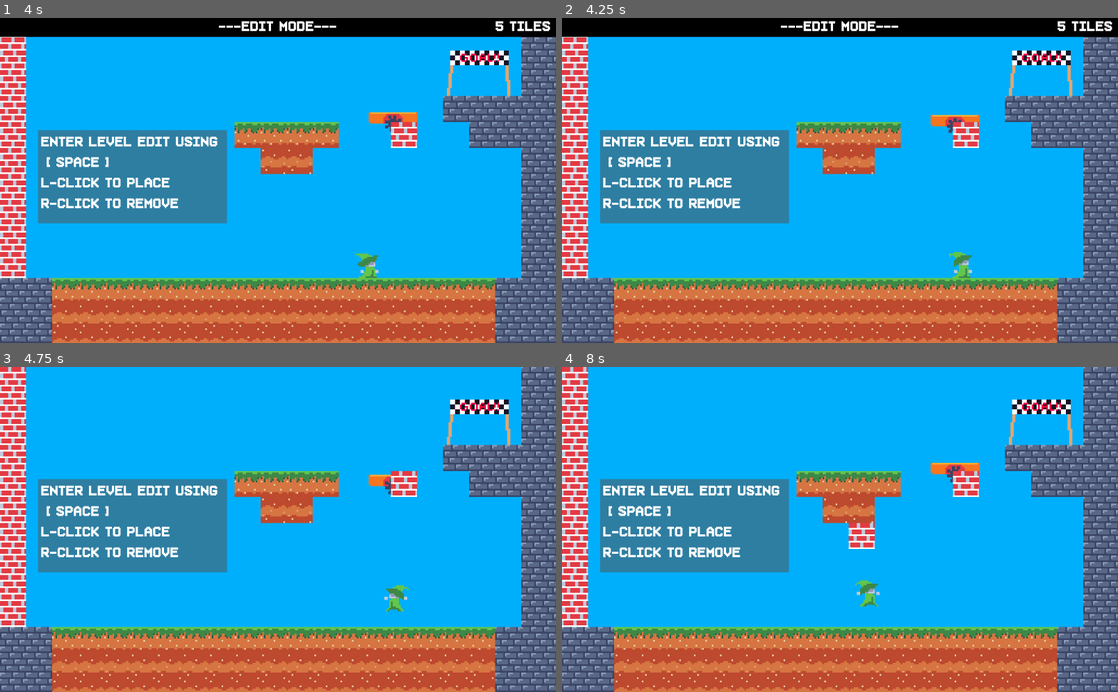
Above: before the commit, frames 1-4 (two rows, left to right).
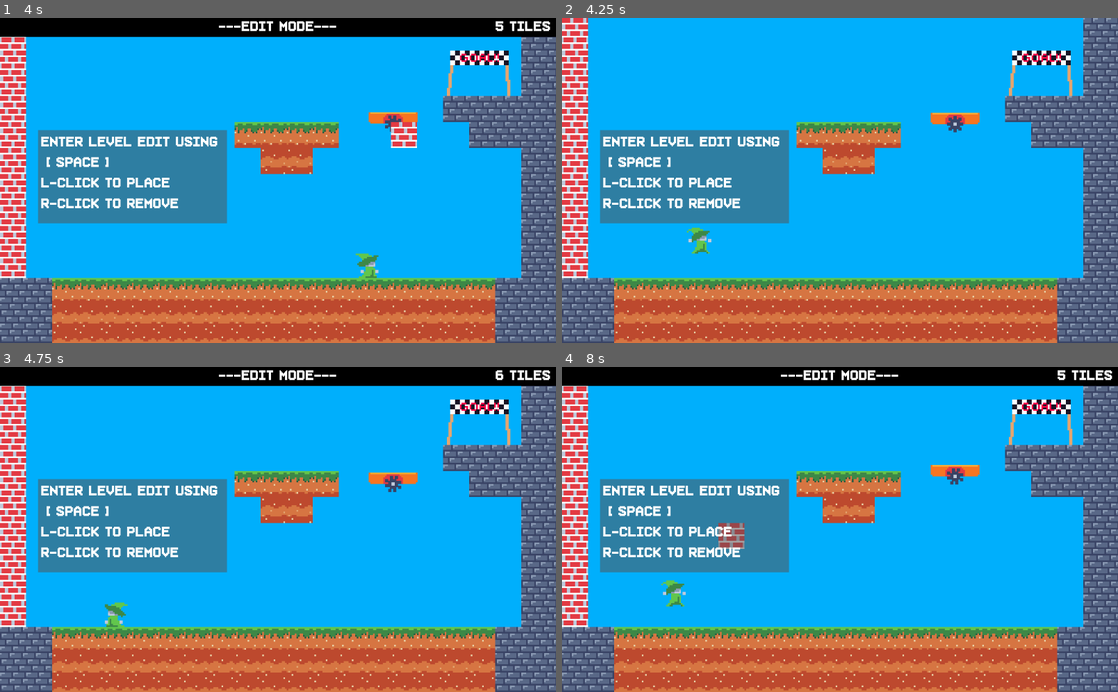
Above: after the commit, the same moments.

Repository: error-27/gmtk2023
Game: Godot game, scene res://scenes/level/LevelPack/Demo2.tscn
Same seed, same stepped clock (60 frames per second), same inputs: the game is played once before the commit and once after it. This scene is started directly instead of the project's main scene.
Inputs (mouse positions are in pixels of both pictures, inside the frame that each line leads up to):
- Up to frame 1 (4 s): tap Enter every 0.75 s from 0.5 to 3.5 s; move the mouse to (394, 128) at 0.52 s; hold D (Right) 0.53-2.03 s; tap Space (EditMode) every 0.75 s from 0.6 to 3.6 s; click (394, 128) at 0.67 s; tap W (Jump) at 0.77, 1.52, 3.02, 3.77 s; move the mouse to (216, 245) at 1.27 s; click (216, 245) at 1.42 s; move the mouse to (333, 109) at 2.02 s; hold Left (Left) 2.03-2.78 s; move the mouse to (250, 245) at 2.77 s; hold D (Right) from 2.78 s (still down); click (250, 245) at 2.92 s; move the mouse to (444, 229) at 3.52 s
- Up to frame 2 (4.25 s): keep holding D (Right); tap R (Reset, bound only after the commit) at 4.15 s
- Up to frame 3 (4.75 s): tap Enter at 4.25 s; move the mouse to (111, 480) at 4.27 s; release D (Right) at 4.28 s; hold Left (Left) from 4.28 s (still down); tap Space (EditMode) at 4.35 s; tap W (Jump) at 4.52 s
- Up to frame 4 (8 s): move the mouse to (867, 529) at 5.02 s; release Left (Left) at 5.03 s; hold D (Right) 5.03-5.78 s; tap Space (EditMode) every 0.75 s from 5.1 to 7.35 s; click (867, 529) at 5.17 s; move the mouse to (756, 448) at 5.77 s; hold Left (Left) 5.78-7.28 s; tap W (Jump) at 6.02, 6.77, 7.52 s; move the mouse to (962, 513) at 6.52 s; move the mouse to (728, 545) at 7.27 s; hold D (Right) from 7.28 s (still down); click (728, 545) at 7.42 s

Frame 1 is identical in both runs. In frame 2, 7.0% of the frame differs, in the area x 0-100%, y 0-81%; in frame 3, 6.9%; in frame 4, 7.7%, in the area x 0-100%, y 0-74%.

Commit message:
reset button

Diff:
--- a/project.godot
+++ b/project.godot
@@ -61,6 +61,11 @@
 "events": [ Object(InputEventKey,"resource_local_to_scene":false,"resource_name":"","device":0,"alt":false,"shift":false,"control":false,"meta":false,"command":false,"pressed":false,"scancode":32,"physical_scancode":0,"unicode":0,"echo":false,"script":null)
  ]
 }
+Reset={
+"deadzone": 0.5,
+"events": [ Object(InputEventKey,"resource_local_to_scene":false,"resource_name":"","device":0,"alt":false,"shift":false,"control":false,"meta":false,"command":false,"pressed":false,"scancode":82,"physical_scancode":0,"unicode":0,"echo":false,"script":null)
+ ]
+}
 
 [physics]
 
--- a/scripts/level/Level.gd
+++ b/scripts/level/Level.gd
@@ -24,3 +24,7 @@
 		intro.next_lvl = next_lvl
 		get_viewport().add_child(intro)
 		queue_free()
+
+func _process(delta):
+	if Input.is_action_just_pressed("Reset"):
+		get_tree().change_scene(filename)
